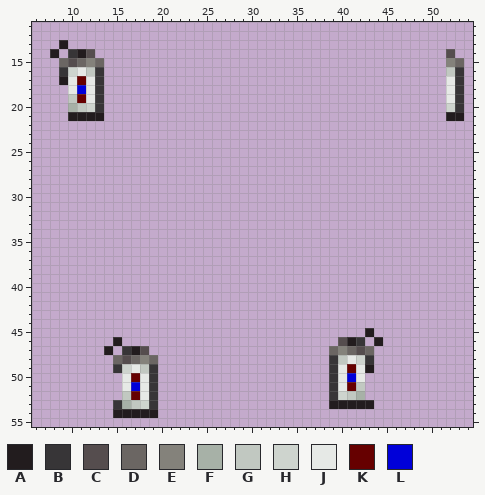
Pixel-art sprite, stored at Resources/Textures/Objects/Consumable/Drinks/lithiumflask.rsi/inhand-right.png. Above is the file before it was changed.
The file is 64x64 pixels. Shown: x 6..54, y 11..55.
Palette (. is transparent): A #221c1e  B #373537  C #554d4e  D #6b6663  E #84827b  F #a7b1a7  G #c1c8c1  H #ced4ce  J #e6e9e6  K #660000  L #0000d9
Pixels before, first column x 8:
13 .A............................................
14 A.BAC.......................................C.
15 .DCDED......................................ED
16 .BHJGB......................................GB
17 .AJKJB......................................JB
18 ..JLJB......................................JB
19 ..GKJB......................................JB
20 ..FGHB......................................HB
21 ..AAAA......................................AA
22 ..............................................
23 ..............................................
24 ..............................................
25 ..............................................
26 ..............................................
27 ..............................................
28 ..............................................
29 ..............................................
30 ..............................................
31 ..............................................
32 ..............................................
33 ..............................................
34 ..............................................
35 ..............................................
36 ..............................................
37 ..............................................
38 ..............................................
39 ..............................................
40 ..............................................
41 ..............................................
42 ..............................................
43 ..............................................
44 ..............................................
45 ...................................A..........
46 .......A........................CAB.A.........
47 ......A.BAC....................DEDCD..........
48 .......DCDED...................BGJHB..........
49 .......BHJGB...................BJKJA..........
50 ........JKJB...................BJLJ...........
51 ........JLJB...................BJKG...........
52 ........GKJB...................BHGF...........
53 .......BFGHB...................AAAAA..........
54 .......AAAAA..................................
After the commit:
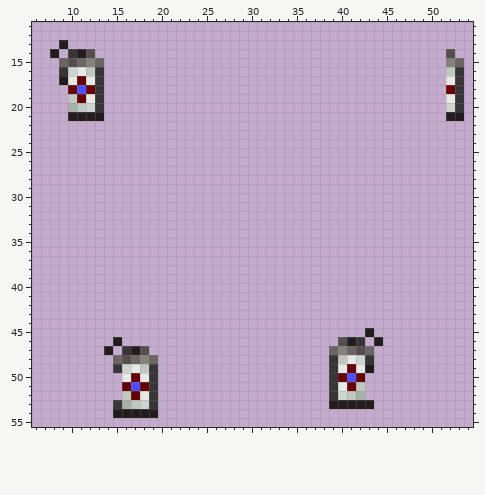
From the commit log: Lith flask Inhand Changes Signed-off-by: Prole <172158352+Prole0@users.noreply.github.com>
From old to new:
colour L: #0000d9 -> #4f4fff
Changed rows in their new state; - is a pixel that keeps its letter.
first column x 10:
18 K-K---------------------------------------K
first column x 16:
50 ------------------------K-K
51 K-K------------------------
